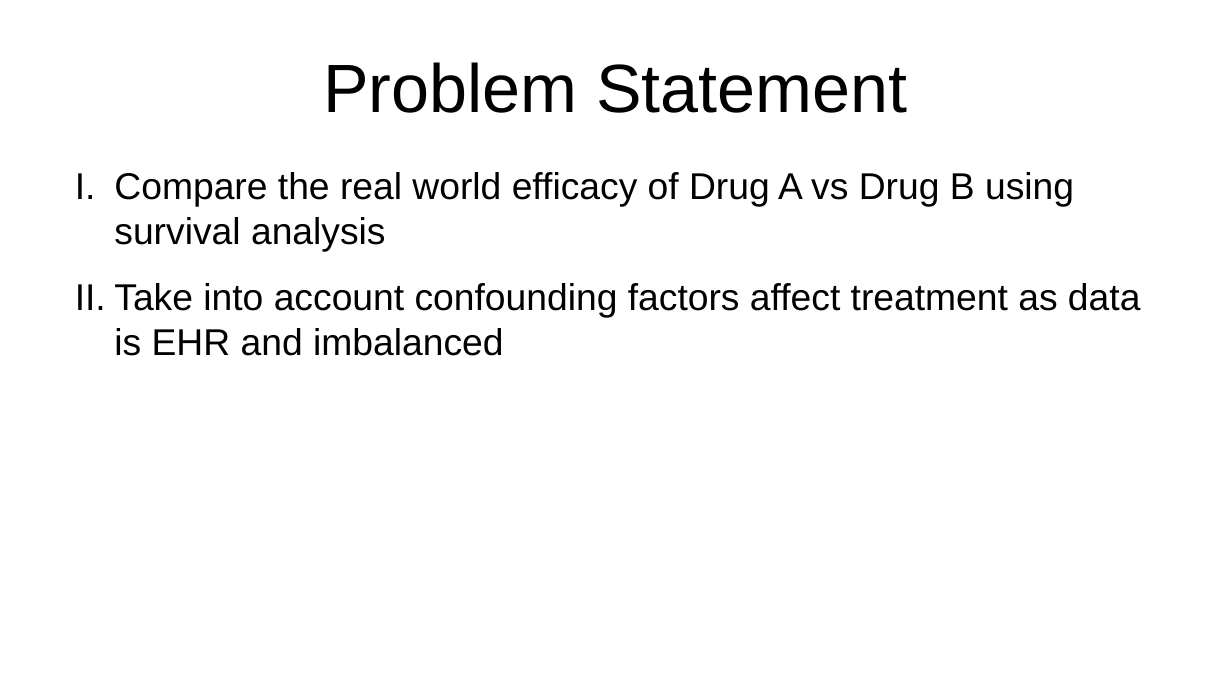
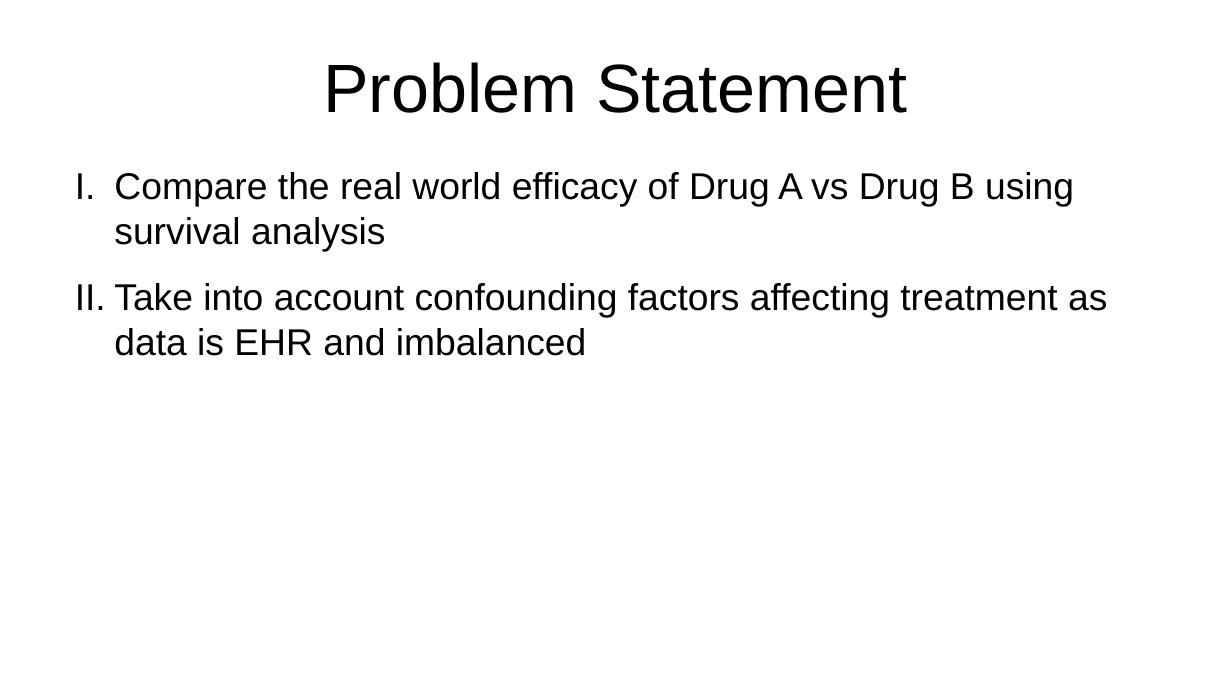
Before and after one commit to leexa90/RWD-drug-efficacy, a slide deck: slide 4 of ppt.odp (slide 2 before the commit). Drawn at 1232x693 pixels with LibreOffice and Linux fonts; fonts in the diff are those of the drawing. Boxes give left, top, right and bottom in pixels: in the first picture for what was removed or moved away, otherwise in the second. Text is boxed around its words. In the diff, an @@ line names an element or a change of style, - is before the commit and + after.

```diff
--- a/ppt.odp
+++ b/ppt.odp
@@ text at [114,283,1107,356]: text changed @@
-II. Take into account confounding factors affect treatment as data is EHR and imbalanced
+II. Take into account confounding factors affecting treatment as data is EHR and imbalanced
```
Also in this commit, not shown: 7 other slides changed, 3 slides added.
